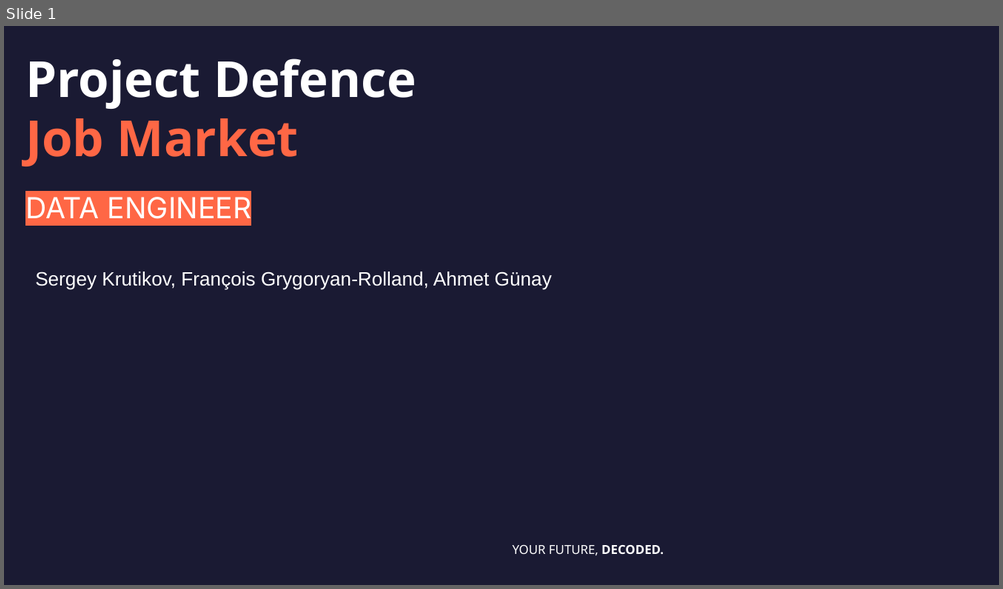
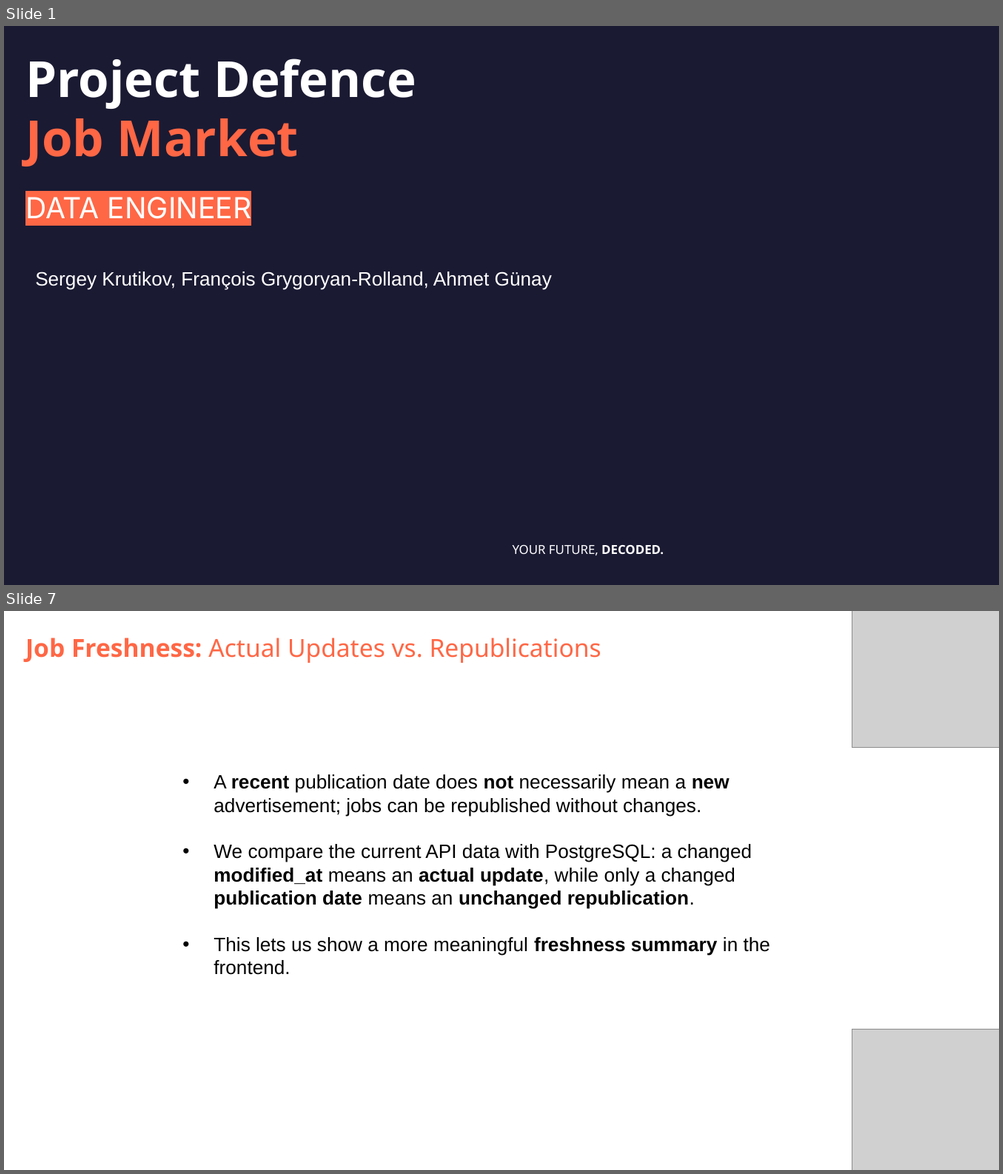
Before and after one commit to DataScientest-Studio/jun26bde-job-market, a slide deck: docs/defence/Defence.pptx. Shown one above the other, each under a label of ours: slide 1 before the commit, slides 1 and 7 after it; the slides between them are not shown. The pictures are 1003x589 and 1003x1174 pixels, drawn with LibreOffice and Linux fonts; fonts in the diff are those of the drawing; grey boxes stand for pictures; background and template pictures are left out. Boxes give left, top, right and bottom in pixels: in the first picture for what was removed or moved away, otherwise in the second. Text is boxed around its words. In the diff, an @@ line names an element or a change of style, - is before the commit and + after.

```diff
--- a/docs/defence/Defence.pptx
+++ b/docs/defence/Defence.pptx
@@ slide 7 added at bbox=[4, 611, 999, 1170], background #FFFFFF @@
@@ picture added at bbox=[851, 611, 999, 748] @@
@@ subtitle added at bbox=[25, 638, 601, 663], 18 pt, text #FF6745 @@
+Job Freshness: Actual Updates vs. Republications
@@ text added at bbox=[213, 775, 770, 975], 14 pt, text #000000 @@
+• A recent publication date does not necessarily mean a new advertisement; jobs can be republished without changes.
+• We compare the current API data with PostgreSQL: a changed modified_at means an actual update, while only a changed publication date means an unchanged republication.
+• This lets us show a more meaningful freshness summary in the frontend.
@@ picture added at bbox=[851, 1030, 999, 1170] @@
```
Also in this commit, not shown: 10 slides changed, 5 other slides added, 5 slides removed, 23 other files.
